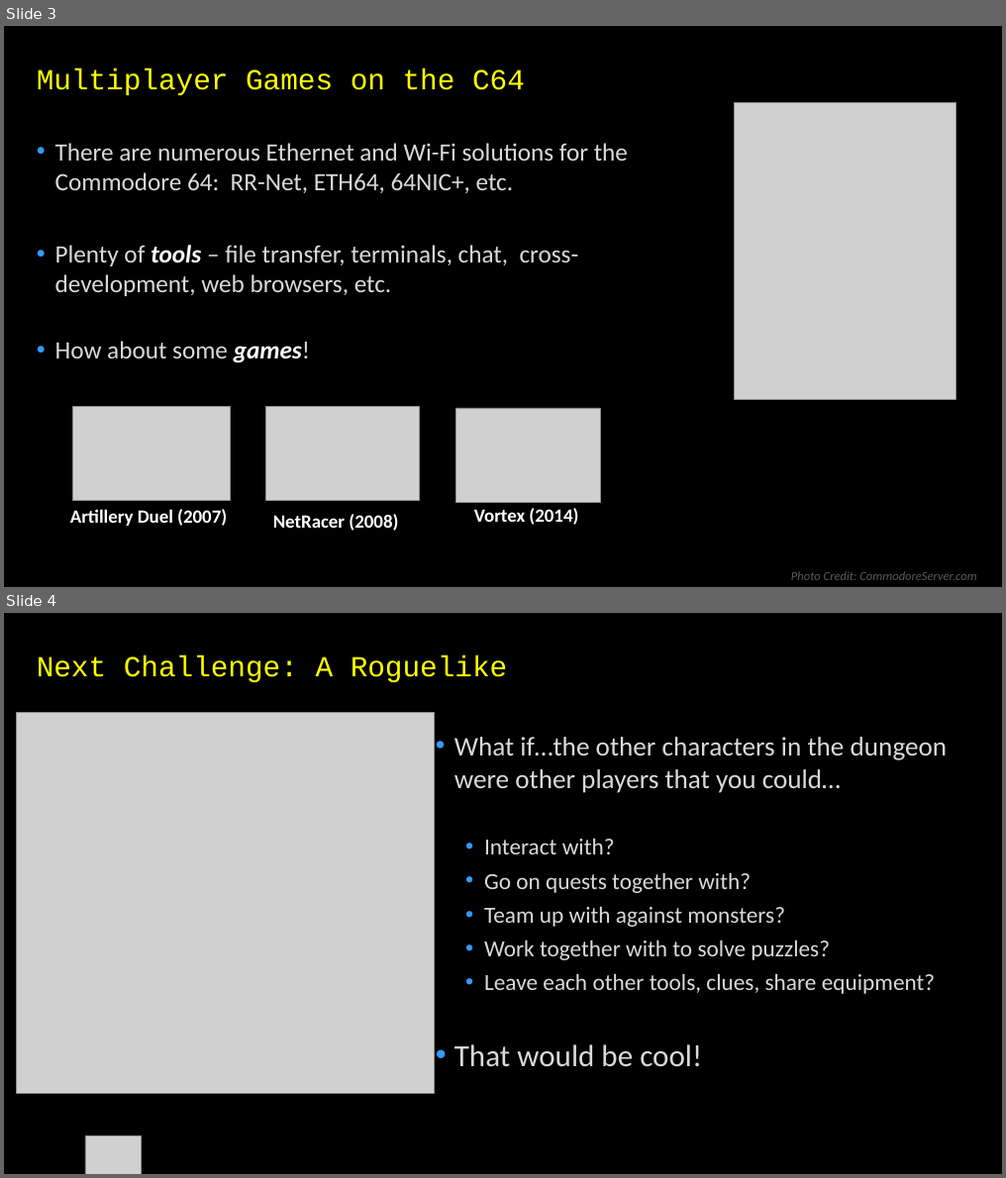
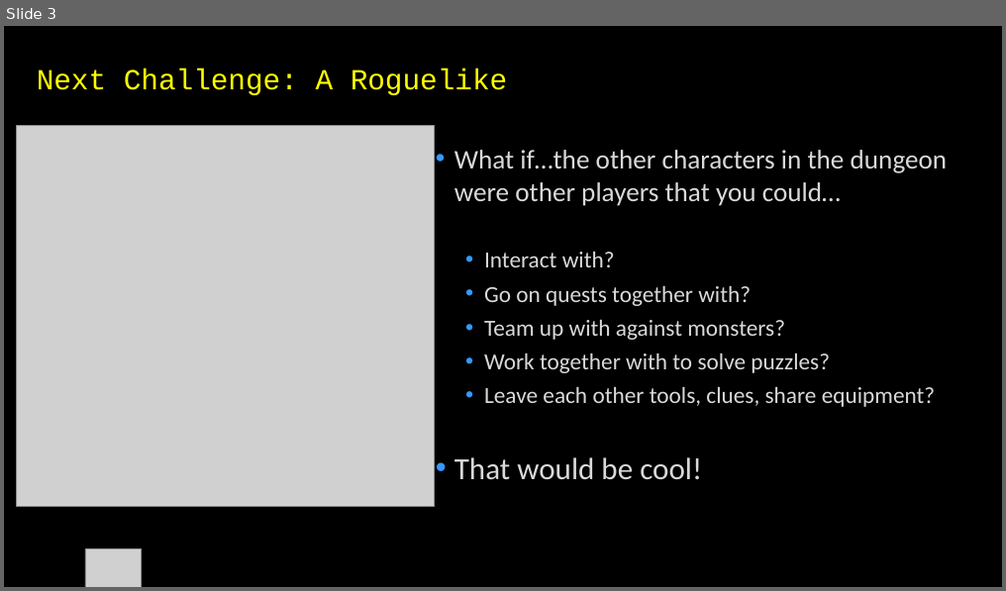
Before and after one commit to LeifBloomquist/MultiRogueLike, a slide deck: Docs/Presentations/Leif Roguelike Celebration 2020.pptx. Shown one above the other, each under a label of ours: slides 3 and 4 before the commit, slide 3 after it. The pictures are 1006x1178 and 1006x591 pixels, drawn with LibreOffice and Linux fonts; fonts in the diff are those of the drawing; grey boxes stand for pictures. Boxes give left, top, right and bottom in pixels: in the first picture for what was removed or moved away, otherwise in the second. Text is boxed around its words. In the diff, an @@ line names an element or a change of style, - is before the commit and + after.

```diff
--- a/Docs/Presentations/Leif Roguelike Celebration 2020.pptx
+++ b/Docs/Presentations/Leif Roguelike Celebration 2020.pptx
@@ slide 3 removed at (4,26,1002,587), background #000000 @@
@@ title removed at (37,69,525,95) @@
-Multiplayer Games on the C64
@@ picture removed at (734,103,955,399) @@
@@ text removed at (55,143,628,364) @@
-• There are numerous Ethernet and Wi-Fi solutions for the Commodore 64: RR-Net, ETH64, 64NIC+, etc.
-• Plenty of tools – file transfer, terminals, chat, cross-development, web browsers, etc.
-• How about some games!
@@ group removed at (70,406,601,531): 3 pictures, 3 texts @@
-Artillery Duel (2007)
-NetRacer (2008)
-Vortex (2014)
@@ text removed at (791,571,976,580) @@
-Photo Credit: CommodoreServer.com
@@ what was slide 4 is now slide 3 @@
```
Also in this commit, not shown: 7 slides changed, 8 other files.
